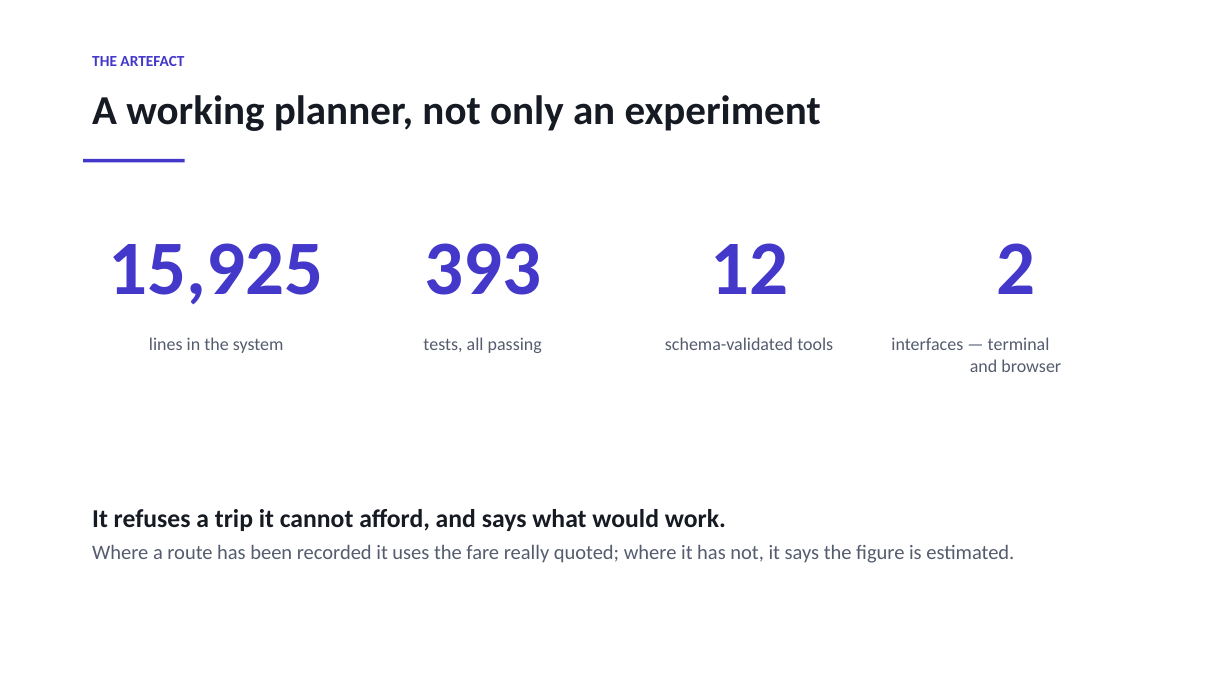
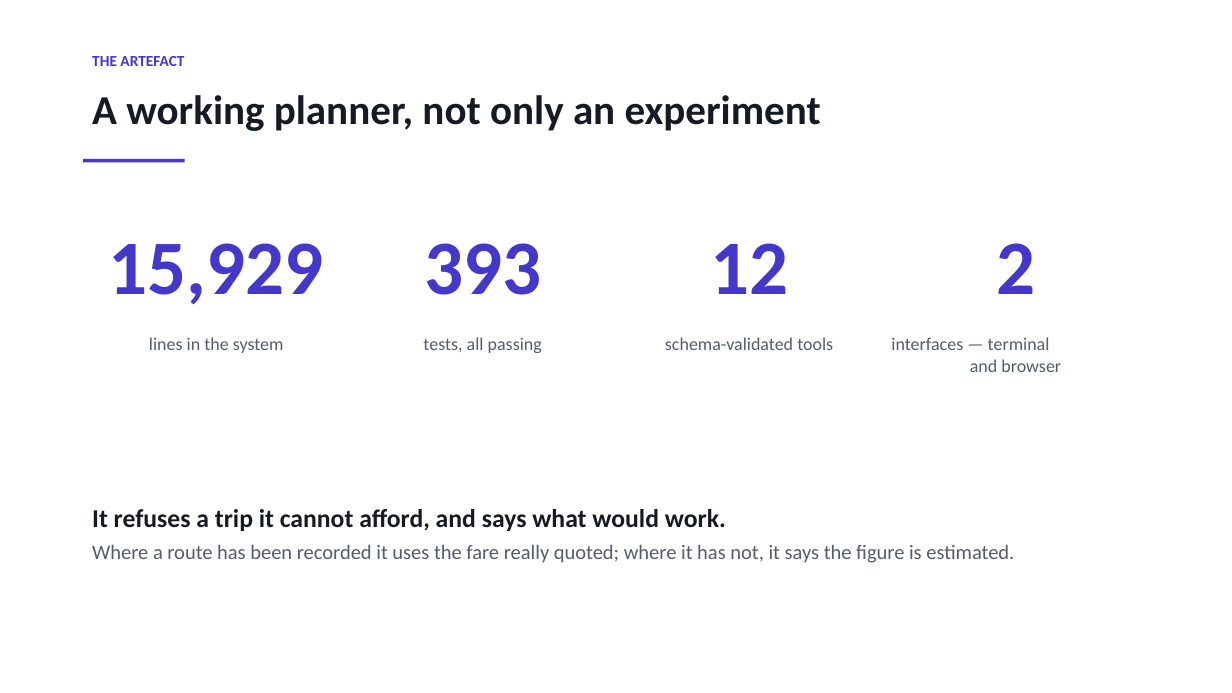
Before and after one commit to sherali143/Trip-Planner, a slide deck: slide 13 of submission/CMP7200_Viva_Presentation.pptx. Drawn at 1232x693 pixels with LibreOffice and Linux fonts; fonts in the diff are those of the drawing. Boxes give left, top, right and bottom in pixels: in the first picture for what was removed or moved away, otherwise in the second. Text is boxed around its words. In the diff, an @@ line names an element or a change of style, - is before the commit and + after.

```diff
--- a/submission/CMP7200_Viva_Presentation.pptx
+++ b/submission/CMP7200_Viva_Presentation.pptx
@@ text at <box>109,243,324,304</box>: text changed @@
-15,925
+15,929
```
Also in this commit, not shown: 6 other files.
